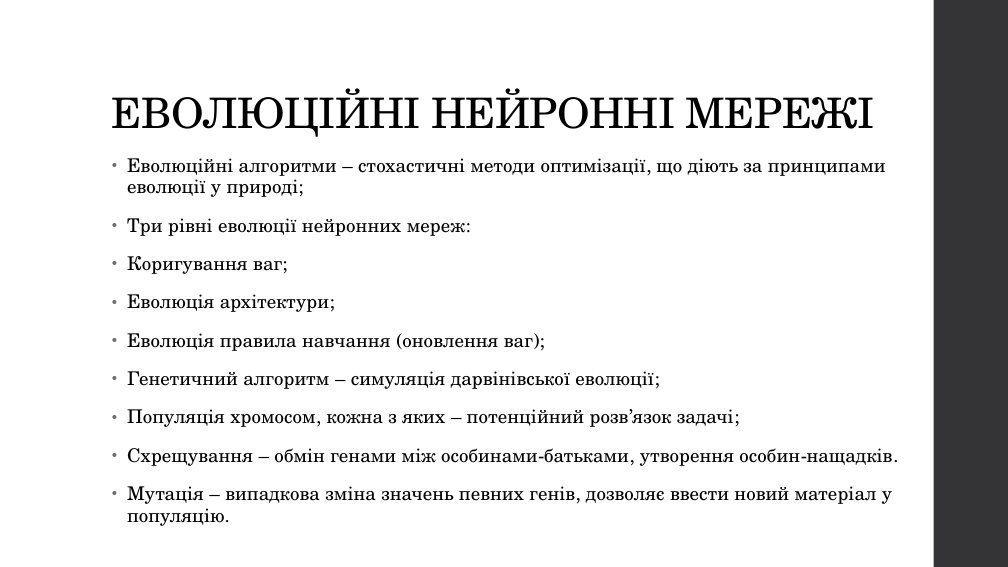
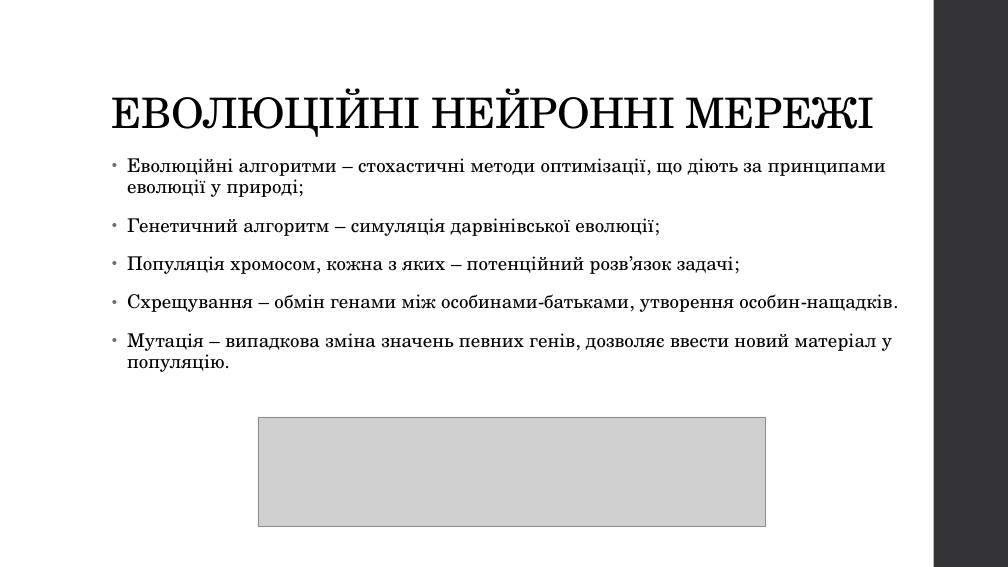
Before and after one commit to Romchyk-S/Thesis, a slide deck: slide 6 of Застосування методів машинного навчання для прогнозування елементів конструкцій.pptx. Drawn at 1008x567 pixels with LibreOffice and Linux fonts; fonts in the diff are those of the drawing; grey boxes stand for pictures. Boxes give left, top, right and bottom in pixels: in the first picture for what was removed or moved away, otherwise in the second. Text is boxed around its words. In the diff, an @@ line names an element or a change of style, - is before the commit and + after.

```diff
--- a/Застосування методів машинного навчання для прогнозування елементів конструкцій.pptx
+++ b/Застосування методів машинного навчання для прогнозування елементів конструкцій.pptx
@@ text at (127,218,533,351): paragraphs removed @@
-• Три рівні еволюції нейронних мереж:
-• Коригування ваг;
-• Еволюція архітектури;
-• Еволюція правила навчання (оновлення ваг);
@@ picture added at (258,417,765,526) @@
```
Also in this commit, not shown: 5 other slides changed, 14 other files.
